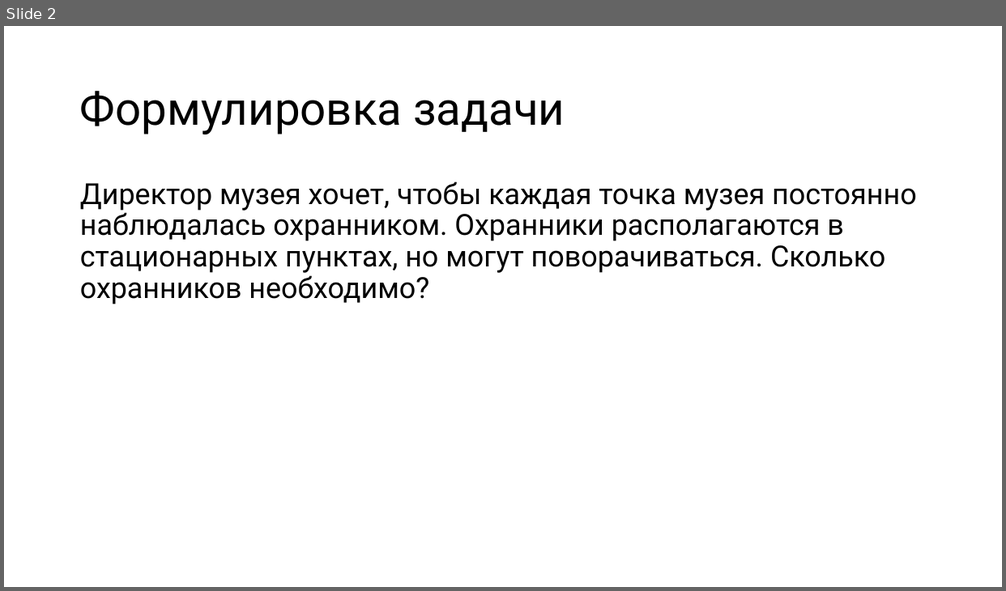
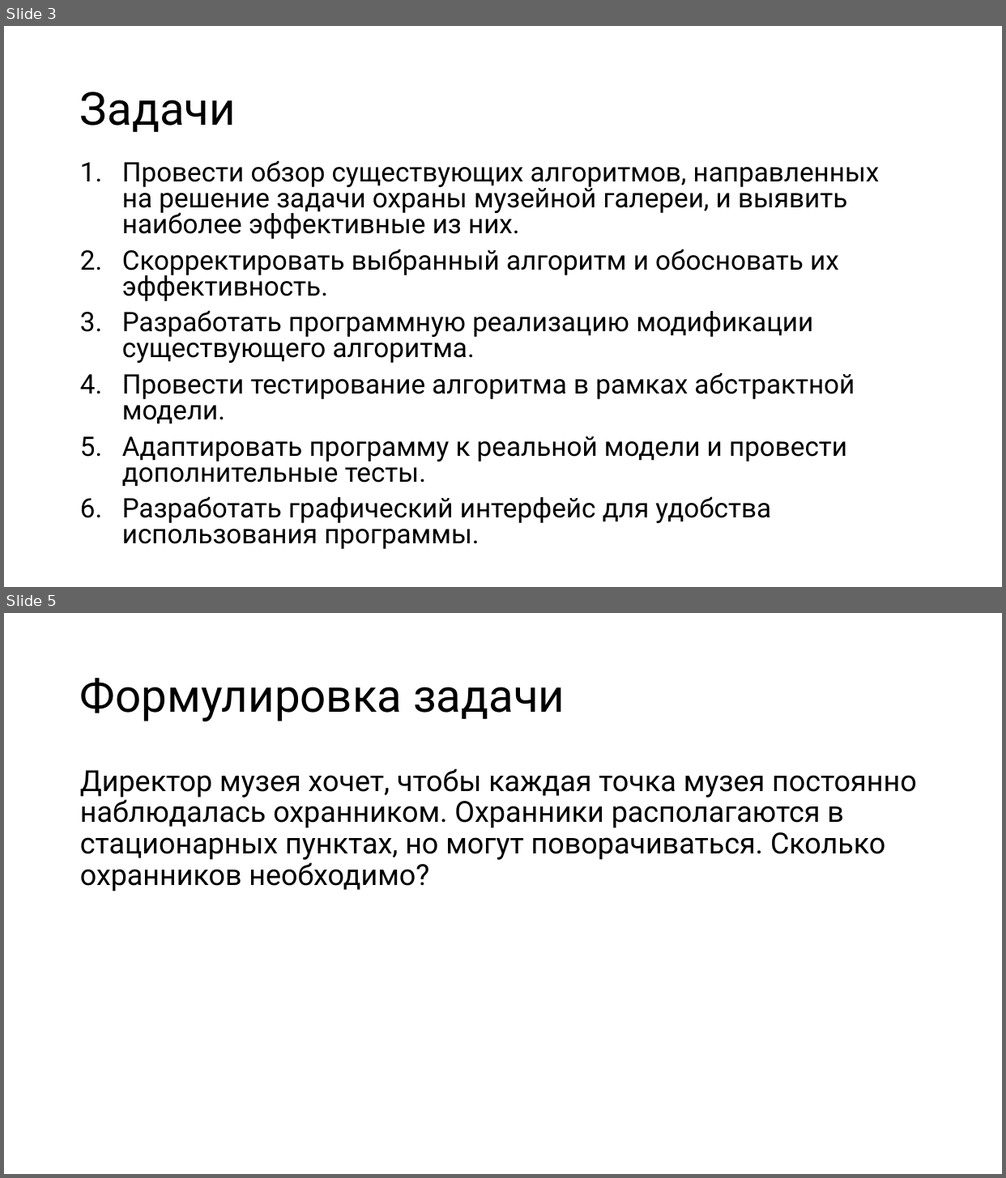
Before and after one commit to antllcon/art-gallery, a slide deck: presentation.pptx. Shown one above the other, each under a label of ours: slide 2 before the commit, slides 3 and 5 after it; the slides between them are not shown. The pictures are 1006x591 and 1006x1178 pixels, drawn with LibreOffice and Linux fonts; fonts in the diff are those of the drawing. Boxes give left, top, right and bottom in pixels: in the first picture for what was removed or moved away, otherwise in the second. Text is boxed around its words. In the diff, an @@ line names an element or a change of style, - is before the commit and + after.

```diff
--- a/presentation.pptx
+++ b/presentation.pptx
@@ slide 3 added at (4, 26, 1002, 587), background #FFFFFF @@
@@ title added at (80, 92, 236, 132), 44 pt, text #000000 @@
+Задачи
@@ text added at (122, 160, 880, 549), 25.9 pt, text #000000 @@
+1. Провести обзор существующих алгоритмов, направленных на решение задачи охраны музейной галереи, и выявить наиболее эффективные из них.
+2. Скорректировать выбранный алгоритм и обосновать их эффективность.
+3. Разработать программную реализацию модификации существующего алгоритма.
+4. Провести тестирование алгоритма в рамках абстрактной модели.
+5. Адаптировать программу к реальной модели и провести дополнительные тесты.
+6. Разработать графический интерфейс для удобства использования программы.
@@ what was slide 2 is now slide 5 @@
```
Also in this commit, not shown: 4 slides changed, 2 other slides added, 2 other files.
